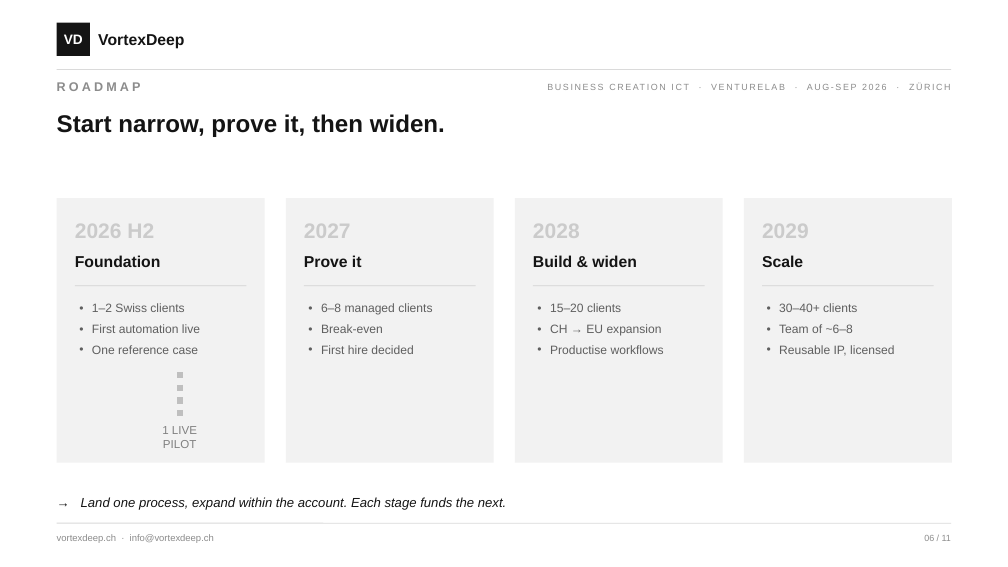
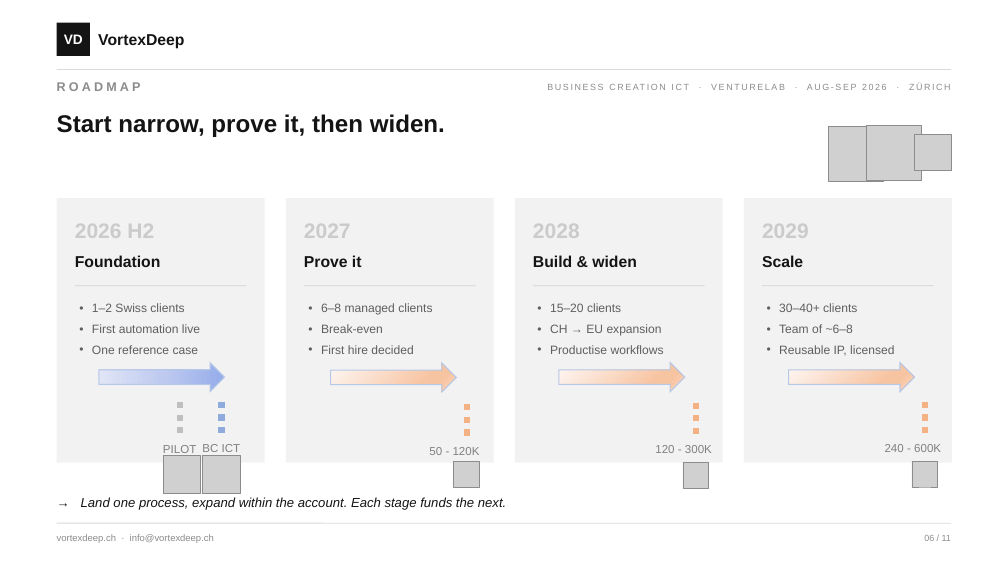
Before and after one commit to msmaciej/VD_docu, a slide deck: slide 6 of VD_VENTURELAB/VD_BusinessCreationICT_Day_1-5_Slides_v11-1.pptx. Drawn at 1008x567 pixels with LibreOffice and Linux fonts; fonts in the diff are those of the drawing; grey boxes stand for pictures. Boxes give left, top, right and bottom in pixels: in the first picture for what was removed or moved away, otherwise in the second. Text is boxed around its words. In the diff, an @@ line names an element or a change of style, - is before the commit and + after.

```diff
--- a/VD_VENTURELAB/VD_BusinessCreationICT_Day_1-5_Slides_v11-1.pptx
+++ b/VD_VENTURELAB/VD_BusinessCreationICT_Day_1-5_Slides_v11-1.pptx
@@ picture added at <box>829,126,883,181</box> @@
@@ picture added at <box>867,126,922,180</box> @@
@@ picture added at <box>915,135,951,171</box> @@
@@ right arrow added at <box>99,363,225,392</box>, fill gradient #96ABEA to #C0CBF0 to #E0E5F7, outline #ABC0E4 1 pt @@
@@ right arrow added at <box>330,363,456,392</box>, fill gradient #FEF8F5 to #F7C5A2 to #FAD8C1, outline #ABC0E4 1 pt @@
@@ right arrow added at <box>559,363,684,392</box>, fill gradient #FEF8F5 to #F7C5A2 to #FAD8C1, outline #ABC0E4 1 pt @@
@@ right arrow added at <box>789,363,914,392</box>, fill gradient #FEF8F5 to #F7C5A2 to #FAD8C1, outline #ABC0E4 1 pt @@
@@ line moved from (180, 372) - (180, 421) to (180, 402) - (180, 440) @@
@@ line added from (222, 402) to (222, 439), #8FAADC 6 pt dashed @@
@@ line added from (467, 404) to (467, 442), #F4B183 6 pt dashed @@
@@ line added from (696, 402) to (696, 440), #F4B183 6 pt dashed @@
@@ line added from (926, 402) to (926, 439), #F4B183 6 pt dashed @@
@@ text at <box>163,445,196,456</box>: text changed @@
-1 LIVE PILOT
+PILOT
@@ text added at <box>202,444,241,452</box>, 11 pt, text #808080 @@
+BC ICT
@@ text added at <box>429,447,480,455</box>, 11 pt, text #808080 @@
+50 - 120K
@@ text added at <box>655,445,712,453</box>, 11 pt, text #808080 @@
+120 - 300K
@@ text added at <box>885,444,941,452</box>, 11 pt, text #808080 @@
+240 - 600K
@@ picture added at <box>163,455,201,493</box> @@
@@ picture added at <box>202,456,240,494</box> @@
@@ picture added at <box>454,461,479,487</box> @@
@@ picture added at <box>683,462,709,488</box> @@
@@ picture added at <box>912,461,938,487</box> @@
```
Also in this commit, not shown: 1 other slide changed, 19 other files.
